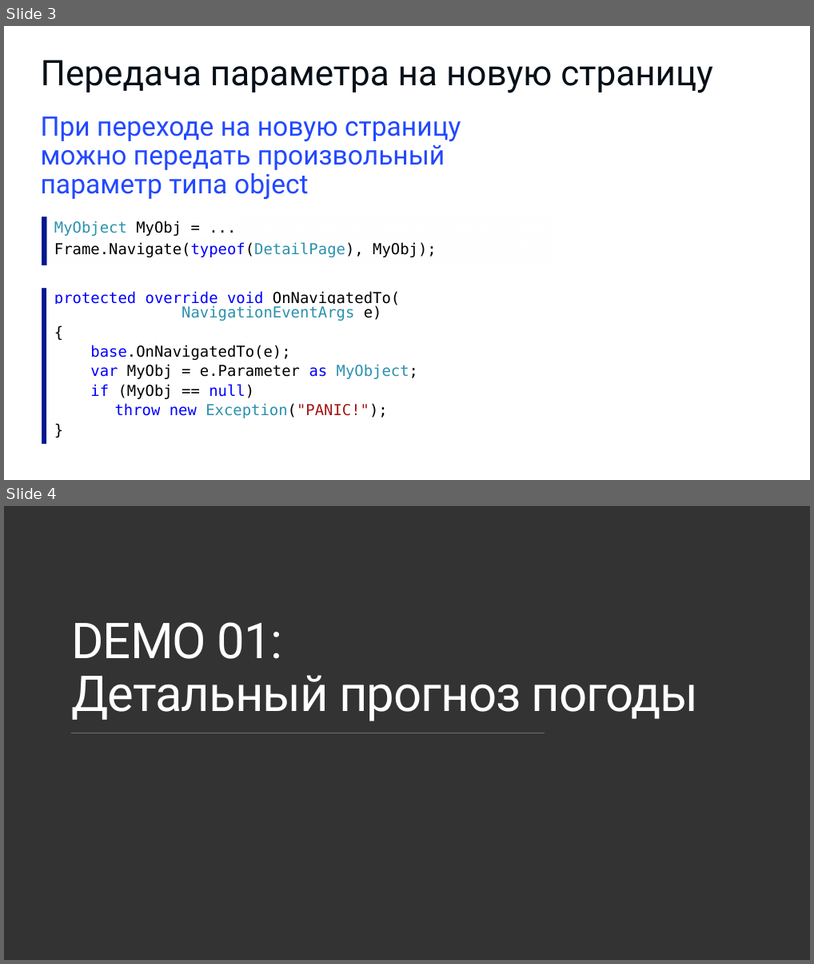
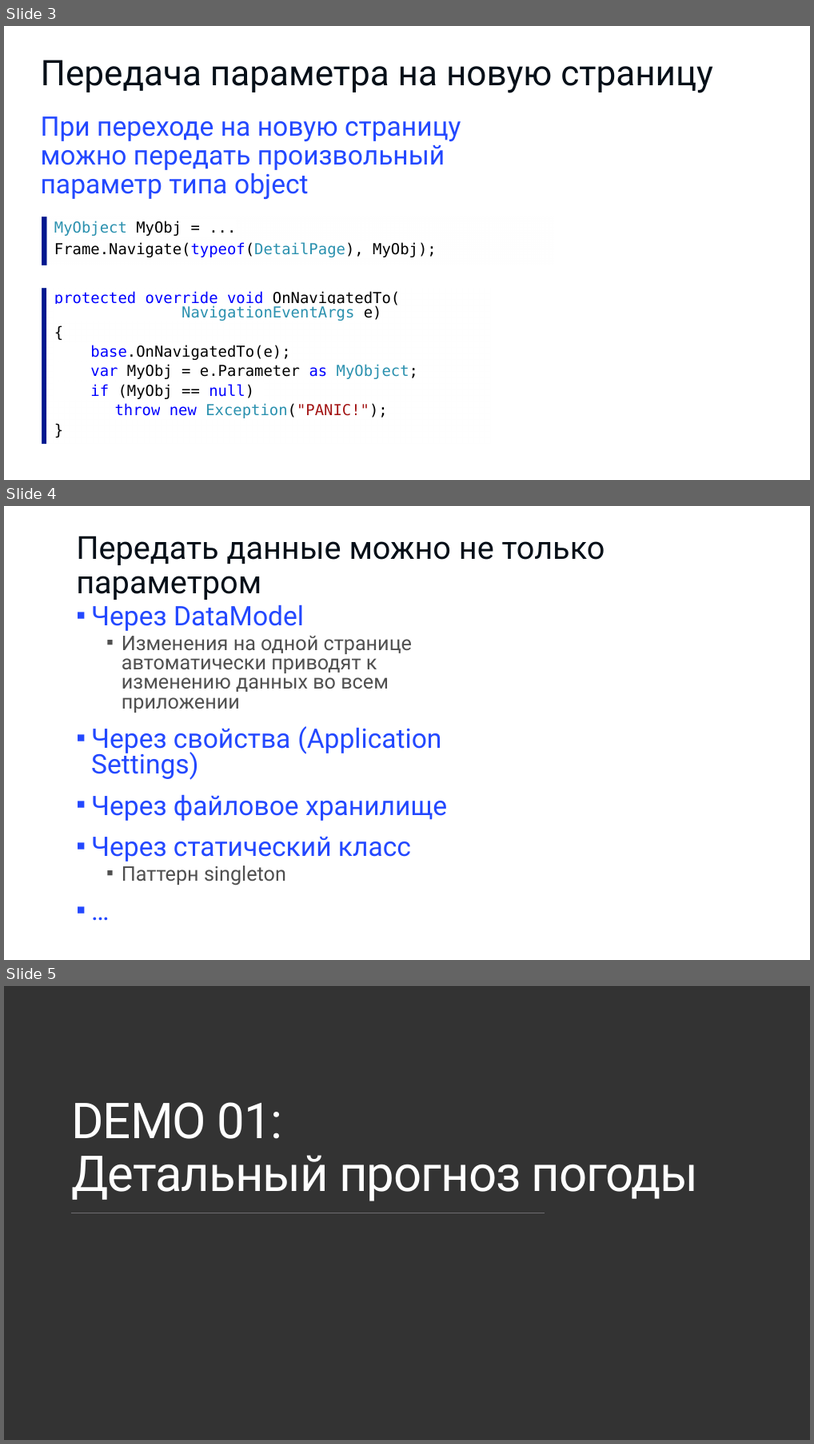
Before and after one commit to evangelism/Win10UWPCourse, a slide deck: 03. Page Navigation/3. Page Navigation.pptx. Shown one above the other, each under a label of ours: slides 3 and 4 before the commit, slides 3, 4 and 5 after it. The pictures are 814x964 and 814x1444 pixels, drawn with LibreOffice and Linux fonts; fonts in the diff are those of the drawing; background and template pictures are left out. Boxes give left, top, right and bottom in pixels: in the first picture for what was removed or moved away, otherwise in the second. Text is boxed around its words. In the diff, an @@ line names an element or a change of style, - is before the commit and + after.

Commit message:
Correct some presentations in module 1

```diff
--- a/03. Page Navigation/3. Page Navigation.pptx
+++ b/03. Page Navigation/3. Page Navigation.pptx
@@ slide 4 added at (4,506,810,960), background #FFFFFF @@
@@ title added at (76,536,606,600), 37.8 pt, text #060F18 @@
+Передать данные можно не только параметром
@@ text added at (91,604,447,884), 24 pt, text #505050 @@
+▪ Через DataModel
+  ▪ Изменения на одной странице автоматически приводят к изменению данных во всем приложении
+▪ Через свойства (Application Settings)
+▪ Через файловое хранилище
+▪ Через статический класс
+  ▪ Паттерн singleton
+▪ …
@@ what was slide 4 is now slide 5 @@
```
Also in this commit, not shown: 4 other files.
